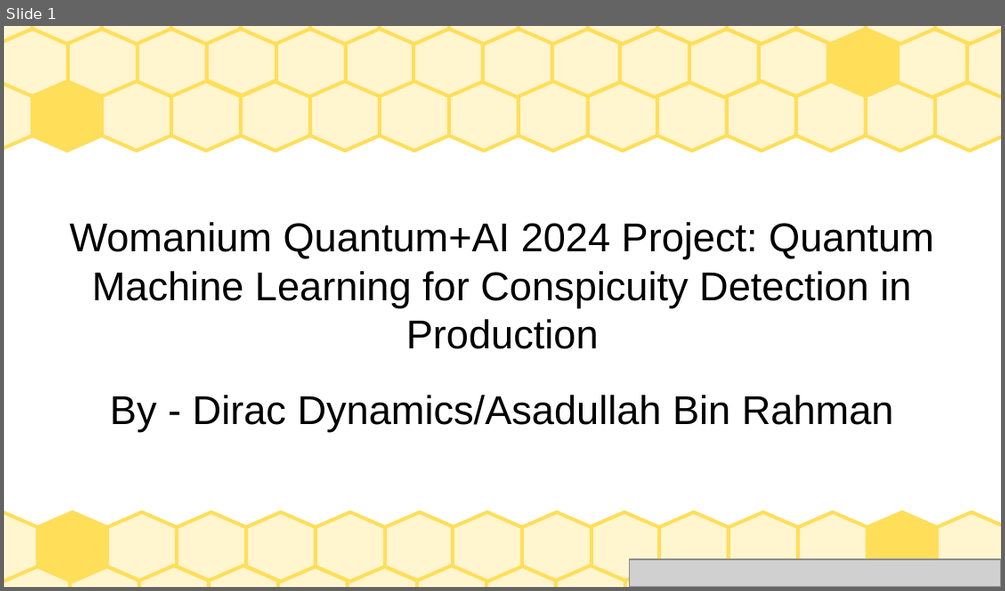
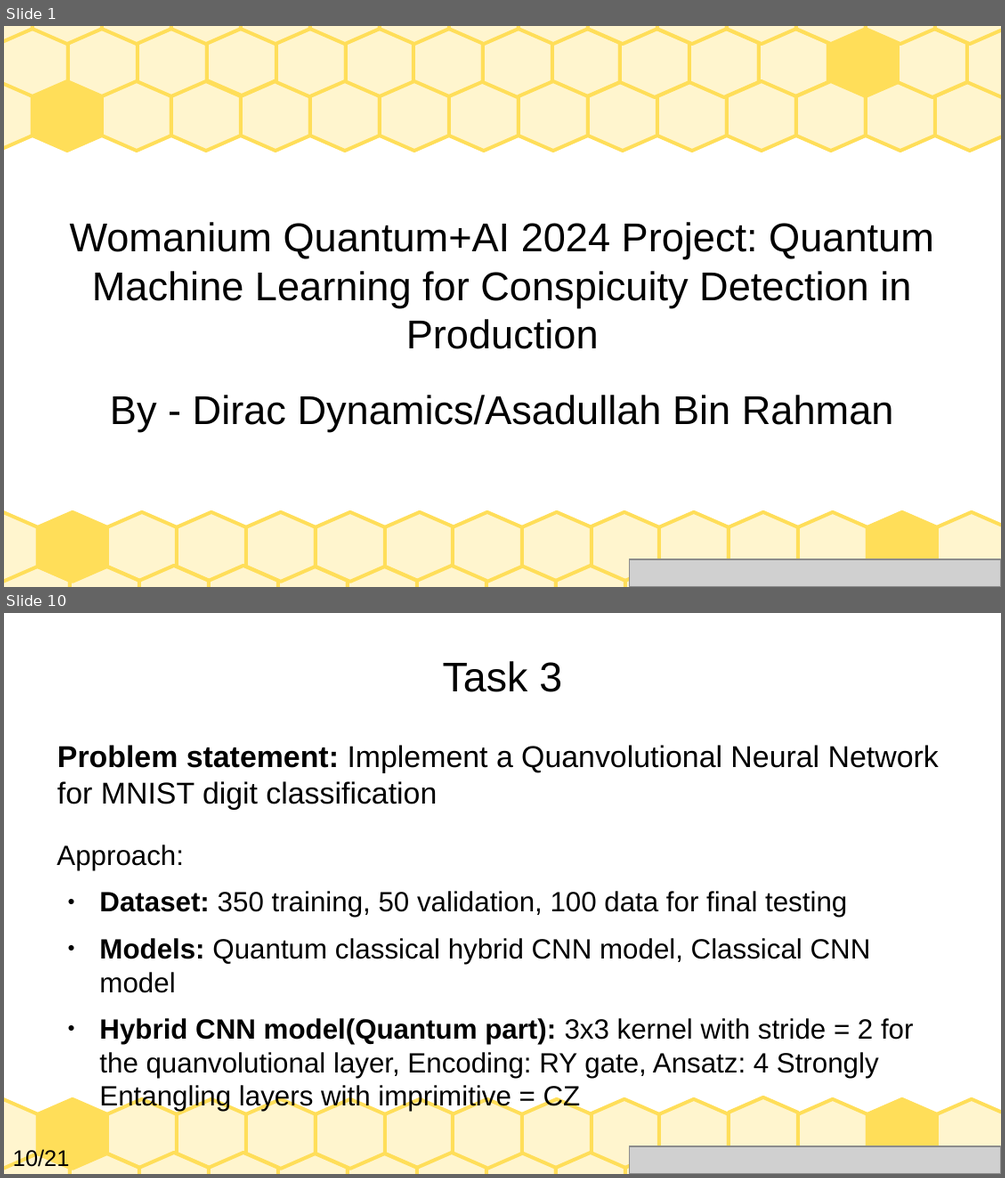
Before and after one commit to AsadullahGalib007/QML-for-Conspicuity-Detection-in-Production, a slide deck: project-presentation.odp. Shown one above the other, each under a label of ours: slide 1 before the commit, slides 1 and 10 after it; the slides between them are not shown. The pictures are 1005x591 and 1005x1178 pixels, drawn with LibreOffice and Linux fonts; fonts in the diff are those of the drawing; grey boxes stand for pictures. Boxes give left, top, right and bottom in pixels: in the first picture for what was removed or moved away, otherwise in the second. Text is boxed around its words. In the diff, an @@ line names an element or a change of style, - is before the commit and + after.

```diff
--- a/project-presentation.odp
+++ b/project-presentation.odp
@@ slide 10 added at [4, 613, 1001, 1174], background #FFFFFF; not listed: 29 template elements that a slide beside it also shows @@
@@ title added at [443, 661, 562, 692], 33 pt, text #000000 @@
+Task 3
@@ text added at [57, 745, 938, 810], 24 pt, text #000000 @@
+Problem statement: Implement a Quanvolutional Neural Network for MNIST digit classification
@@ text added at [57, 844, 913, 1111], 22.2 pt, text #000000 @@
+Approach:
+● Dataset: 350 training, 50 validation, 100 data for final testing
+● Models: Quantum classical hybrid CNN model, Classical CNN model
+● Hybrid CNN model(Quantum part): 3x3 kernel with stride = 2 for the quanvolutional layer, Encoding: RY gate, Ansatz: 4 Strongly Entangling layers with imprimitive = CZ
@@ freeform shape added at [728, 1097, 798, 1167], fill #FFF5CE, outline #FFDE59 2.83 pt @@
@@ text added at [13, 1148, 70, 1171], 18 pt, text #000000 @@
+10/21
@@ picture added at [629, 1147, 1001, 1174] @@
```
Also in this commit, not shown: 2 slides changed, 17 other slides added, 7 slides removed.
